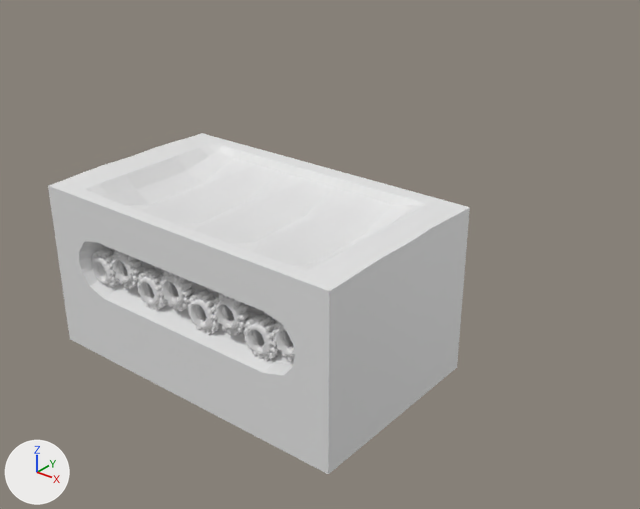
The Blender file Models/GroupD/Factory Kit/Factory Machinery/Conveyers/FM-001 ConveyerBelt.blend, before and after one commit.
Both versions are drawn from a camera (50 mm lens) standing at (4.09, -3.27, 2.82) and looking at (0.45, 1.28, 0.0). The lights are fixed; the arrows at lower left show +X, +Y and +Z. The same objects are shown in both versions, whatever each file hides.

Names of what the first picture shows: 'Cogs-HP', 'Cogs-LP', 'FM-001-ConveyerBelt-Core'.
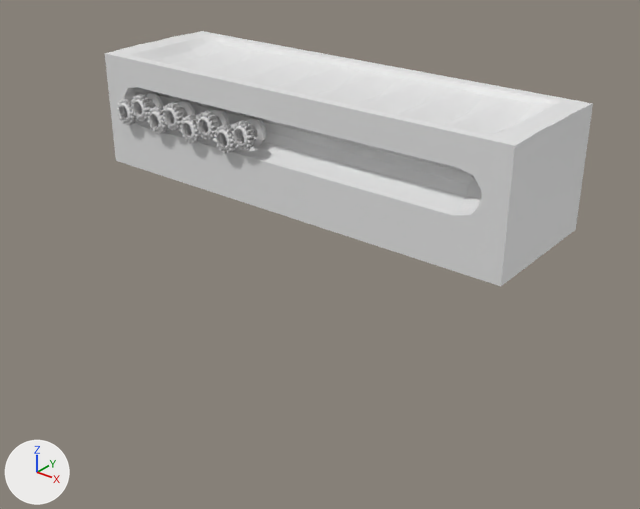
Commit message: ConveyerBelt Models done

ob_cogmirrorempty is not drawn itself; it is used by a modifier of ob_cogs_hp, ob_cogs_lp.

The change in detail:
me_cylinder_002 is used by ob_cogs_lp; location (0.166, -0.5, 0.399); rotation (1.571, 0.0, 0.0), in degrees (90, 0, 0); scale (1.27, 1.33, 0.997).
me_cylinder_002 had 96 vertices, 96 faces and spanned x 0.018..0.334, y 0.018..0.228, z -0.035..0.035.
me_cylinder_002 now has 192 vertices, 192 faces and spans x 0.022..0.422, y 0.024..0.304, z -1.043..0.035.
me_cylinder_002 part 1: the loose piece of 48 vertices spanning x 0.018..0.182, y 0.018..0.182, z -0.035..0.035 is scaled about the mesh origin by (1.27, 1.33, 0.997).
me_cylinder_002 part 2: the loose piece of 48 vertices spanning x 0.181..0.334, y 0.075..0.228, z -0.035..0.035 is scaled about its middle by (1.27, 1.33, 0.997), then moved by (0.068, 0.05, 0.0).
me_cylinder_002 part 3: the surface is now shaded smooth.
Object 'FM-001-ConveyerBelt-Core' (ob_fm_001_conveyerbelt_core) moves from (0.4, 0.0, 0.0) to (-1.883, 2.25, 0.0).
Object 'FM-001-ConveyerBelt-Core' (ob_fm_001_conveyerbelt_core) has a ARRAY modifier named 'Array'.
On modifier 'Array' of object 'FM-001-ConveyerBelt-Core' (ob_fm_001_conveyerbelt_core), fit_length goes from 1.0 to 2.8.
Object 'CogMirrorEmpty' (ob_cogmirrorempty) is deleted.
Object 'Cogs-HP' (ob_cogs_hp) moves from (0.2, -0.5, 0.425) to (-2.094, 1.604, 0.425).
Object 'Cogs-HP' (ob_cogs_hp) has a MIRROR modifier named 'Mirror'.
Modifier setting removed (it was mirror_object = ob_cogmirrorempty).
Object 'Cogs-LP' (ob_cogs_lp) moves from (0.166, -0.5, 0.399) to (-2.117, 1.75, 0.399).
Object 'Cogs-LP' (ob_cogs_lp) is rescaled from (1.27, 1.33, 0.997) to (1.0, 1.0, 1.0).
Object 'Cogs-LP' (ob_cogs_lp) has a ARRAY modifier named 'Array'.
Modifier setting: fit_type = 'FIT_LENGTH'.
Object 'Cogs-LP' (ob_cogs_lp) has a ARRAY modifier named 'Array'.
Modifier setting: fit_length = 1.5.
Object 'Cogs-LP' (ob_cogs_lp) loses its MIRROR modifier named 'Mirror'.
Modifier setting removed (it was use_axis = (False, True, False)).
Modifier setting removed (it was mirror_object = ob_cogmirrorempty).

Where the change shows, as pixel boxes [x1, y1, x2, y2] in the pictures (640 x 509 px; the box of a moved part takes in the faces that stretch with it):
'FM-001-ConveyerBelt-Core', moved, modifiers changed: before [48, 133, 470, 474]; after [105, 31, 593, 286]
'Cogs-HP', reshaped, moved: before [91, 248, 295, 362]; after [117, 94, 256, 154]
'Cogs-LP', reshaped, moved, modifiers changed, rescaled: before [92, 254, 294, 358]; after [146, 93, 266, 147]
part 1 of me_cylinder_002, moved or reshaped: before [92, 254, 274, 356]; after [163, 106, 244, 147]
part 2 of me_cylinder_002, moved or reshaped: before [112, 254, 294, 358]; after [146, 93, 266, 145]
